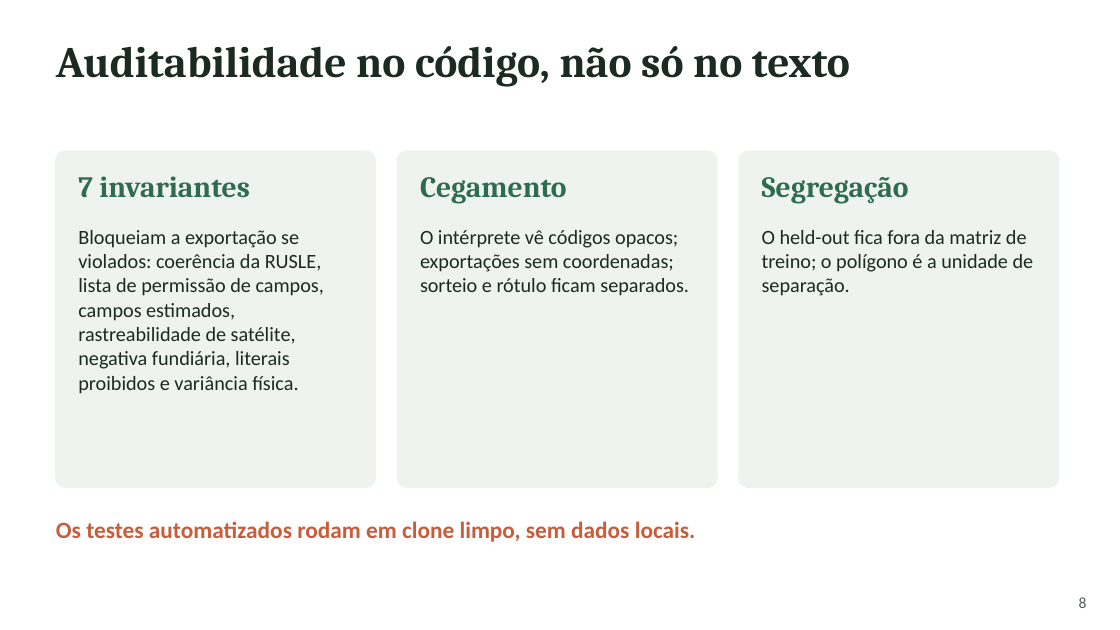
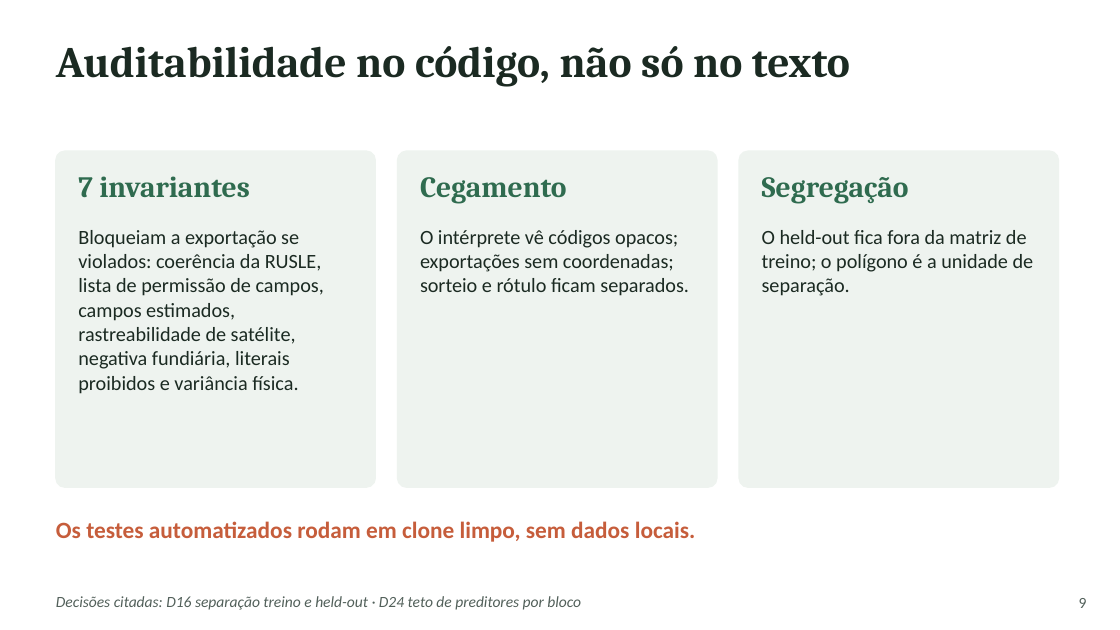
Before and after one commit to RedZardoz/localizador-erosao-v02, a slide deck: slide 9 of docs/Apresentacao_Seminario_Arcabouco_Auditavel.pptx (slide 8 before the commit). Drawn at 1120x630 pixels with LibreOffice and Linux fonts; fonts in the diff are those of the drawing. Boxes give left, top, right and bottom in pixels: in the first picture for what was removed or moved away, otherwise in the second. Text is boxed around its words. In the diff, an @@ line names an element or a change of style, - is before the commit and + after.

```diff
--- a/docs/Apresentacao_Seminario_Arcabouco_Auditavel.pptx
+++ b/docs/Apresentacao_Seminario_Arcabouco_Auditavel.pptx
@@ text added at (56, 596, 581, 610), 10 pt, text #52605A, italic @@
+Decisões citadas: D16 separação treino e held-out · D24 teto de preditores por bloco
@@ text at (1079, 598, 1087, 608): text changed @@
-8
+9
```
Also in this commit, not shown: 11 other slides changed, 1 slide added.
